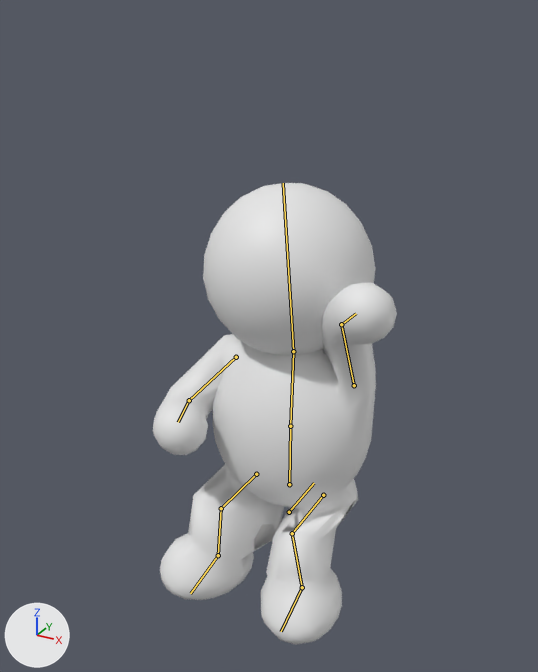
One commit to the Blender file ArtSource/Passenger.blend: the scene before it, then after it.
Camera for both pictures: a 50 mm camera at (0.586, -1.154, 0.973) aimed at (-0.024, -0.045, 0.419). Lighting does not change. The marker at lower left points along +X, +Y and +Z. The older version comes first. Both versions are drawn at frame 0 of the action 'Cheer_Wave'; the numbers are the values there. The bones that bend it are drawn over the model as lines.

Objects in the first picture: 'Yolcu'.
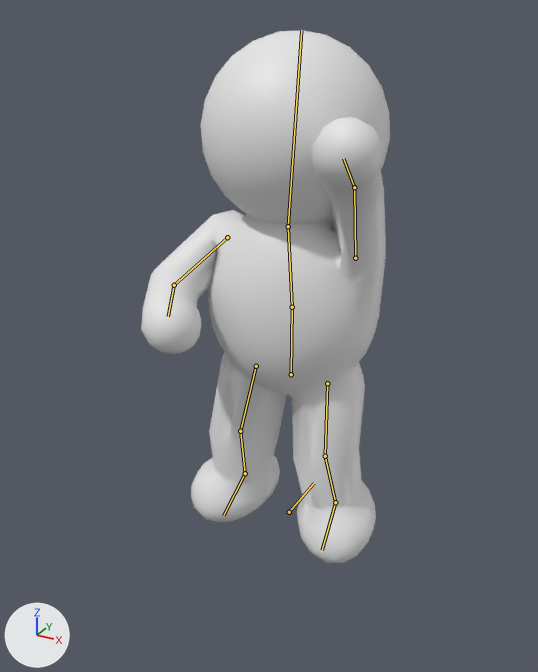
Patch to the scene script:
```diff
--- a/ArtSource/Passenger.blend.py
+++ b/ArtSource/Passenger.blend.py
@@ bone_hips @@
 bone_hips = bpy.data.objects['YolcuRig'].pose.bones['Hips']  # child of 'Root'
-bone_hips.location = (0.0, -0.26, 0.0)
+bone_hips.location = (0.0, -0.005, 0.0)
@@ bone_spine @@
 bone_spine = bpy.data.objects['YolcuRig'].pose.bones['Spine']  # child of 'Hips'
-bone_spine.rotation_euler = (-0.0524, 0.0, 0.0)  # degrees (-3, 0, 0)
+bone_spine.rotation_euler = (0.122, 0.0, 0.0)  # degrees (7, 0, 0)
@@ bone_head @@
 bone_head = bpy.data.objects['YolcuRig'].pose.bones['Head']  # child of 'Spine'
-bone_head.rotation_euler = (0.0, 0.0, 0.105)  # degrees (0, 0, 6)
+bone_head.rotation_euler = (-0.244, 0.0, 0.0)  # degrees (-14, 0, 0)
@@ bone_upperarm_l @@
 bone_upperarm_l = bpy.data.objects['YolcuRig'].pose.bones['UpperArm.L']  # child of 'Spine'
-bone_upperarm_l.rotation_euler = (-0.192, 0.0, -2.147)  # degrees (-11, 0, -123)
+bone_upperarm_l.rotation_euler = (-0.105, 0.0, -1.955)  # degrees (-6, 0, -112)
@@ bone_lowerarm_l @@
 bone_lowerarm_l = bpy.data.objects['YolcuRig'].pose.bones['LowerArm.L']  # child of 'UpperArm.L'
-bone_lowerarm_l.rotation_euler = (-0.192, 0.0, 0.0)  # degrees (-11, 0, 0)
+bone_lowerarm_l.rotation_euler = (-0.244, 0.0, -0.559)  # degrees (-14, 0, -32)
@@ bone_upperarm_r @@
 bone_upperarm_r = bpy.data.objects['YolcuRig'].pose.bones['UpperArm.R']  # child of 'Spine'
-bone_upperarm_r.rotation_euler = (-0.559, 0.0, -0.506)  # degrees (-32, 0, -29)
+bone_upperarm_r.rotation_euler = (-0.942, 0.0, -0.454)  # degrees (-54, 0, -26)
@@ bone_lowerarm_r @@
 bone_lowerarm_r = bpy.data.objects['YolcuRig'].pose.bones['LowerArm.R']  # child of 'UpperArm.R'
-bone_lowerarm_r.rotation_euler = (-0.75, 0.0, -0.122)  # degrees (-43, 0, -7)
+bone_lowerarm_r.rotation_euler = (-0.349, 0.0, 0.0)  # degrees (-20, 0, 0)
@@ bone_thigh_l @@
 bone_thigh_l = bpy.data.objects['YolcuRig'].pose.bones['Thigh.L']  # child of 'Hips'
-bone_thigh_l.rotation_euler = (-1.518, 0.0, -0.0873)  # degrees (-87, 0, -5)
+bone_thigh_l.rotation_euler = (-0.192, 0.0, -0.0524)  # degrees (-11, 0, -3)
@@ bone_shin_l @@
 bone_shin_l = bpy.data.objects['YolcuRig'].pose.bones['Shin.L']  # child of 'Thigh.L'
-bone_shin_l.rotation_euler = (1.518, 0.0, 0.0)  # degrees (87, 0, 0)
+bone_shin_l.rotation_euler = (0.401, 0.0, 0.0)  # degrees (23, 0, 0)
@@ bone_foot_l @@
 bone_foot_l = bpy.data.objects['YolcuRig'].pose.bones['Foot.L']  # child of 'Shin.L'
-bone_foot_l.rotation_euler = (0.0, 0.0, 0.0)  # degrees (0, 0, 0)
+bone_foot_l.rotation_euler = (-0.192, 0.0, 0.0)  # degrees (-11, 0, 0)
@@ bone_thigh_r @@
 bone_thigh_r = bpy.data.objects['YolcuRig'].pose.bones['Thigh.R']  # child of 'Hips'
-bone_thigh_r.rotation_euler = (-1.518, 0.0, 0.0873)  # degrees (-87, 0, 5)
+bone_thigh_r.rotation_euler = (-0.192, 0.0, 0.0524)  # degrees (-11, 0, 3)
@@ bone_shin_r @@
 bone_shin_r = bpy.data.objects['YolcuRig'].pose.bones['Shin.R']  # child of 'Thigh.R'
-bone_shin_r.rotation_euler = (1.518, 0.0, 0.0)  # degrees (87, 0, 0)
+bone_shin_r.rotation_euler = (0.401, 0.0, 0.0)  # degrees (23, 0, 0)
@@ bone_foot_r @@
 bone_foot_r = bpy.data.objects['YolcuRig'].pose.bones['Foot.R']  # child of 'Shin.R'
-bone_foot_r.rotation_euler = (0.0, 0.0, 0.0)  # degrees (0, 0, 0)
+bone_foot_r.rotation_euler = (-0.192, 0.0, 0.0)  # degrees (-11, 0, 0)
```

Changed parts and their boxes (x1, y1, x2, y2) in the pictures (538 x 672 px):
'Yolcu', posed (15% taller)
    before: (153, 183, 397, 645)
    after: (141, 30, 390, 563)
bone 'Hips', root to tip
    before: (289, 484) to (290, 426)
    after: (291, 374) to (292, 307)
bone 'Spine', root to tip
    before: (290, 426) to (293, 351)
    after: (292, 307) to (288, 226)
bone 'Head', root to tip
    before: (293, 351) to (283, 183)
    after: (288, 226) to (301, 30)
bone 'UpperArm.L', root to tip
    before: (354, 385) to (341, 324)
    after: (355, 258) to (354, 187)
bone 'LowerArm.L', root to tip
    before: (341, 324) to (356, 313)
    after: (354, 187) to (343, 158)
bone 'UpperArm.R', root to tip
    before: (236, 357) to (189, 400)
    after: (227, 237) to (174, 285)
bone 'LowerArm.R', root to tip
    before: (189, 400) to (178, 422)
    after: (174, 285) to (168, 316)
bone 'Thigh.L', root to tip
    before: (323, 495) to (292, 533)
    after: (327, 383) to (325, 456)
bone 'Shin.L', root to tip
    before: (292, 533) to (302, 587)
    after: (325, 456) to (335, 502)
bone 'Foot.L', root to tip
    before: (302, 587) to (281, 631)
    after: (335, 502) to (322, 550)
bone 'Thigh.R', root to tip
    before: (256, 474) to (221, 508)
    after: (256, 366) to (240, 431)
bone 'Shin.R', root to tip
    before: (221, 508) to (218, 555)
    after: (240, 431) to (245, 473)
bone 'Foot.R', root to tip
    before: (218, 555) to (190, 593)
    after: (245, 473) to (223, 515)
